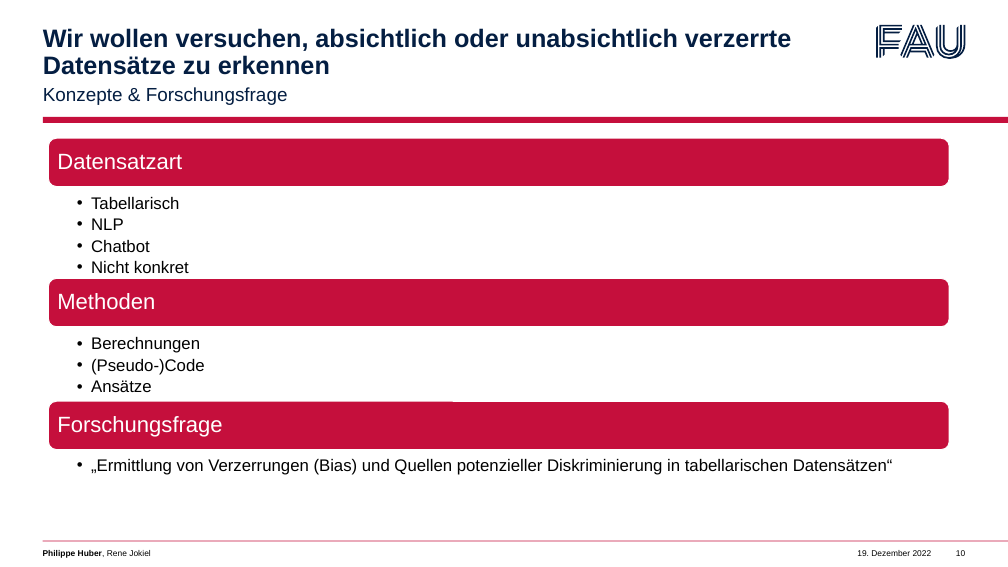
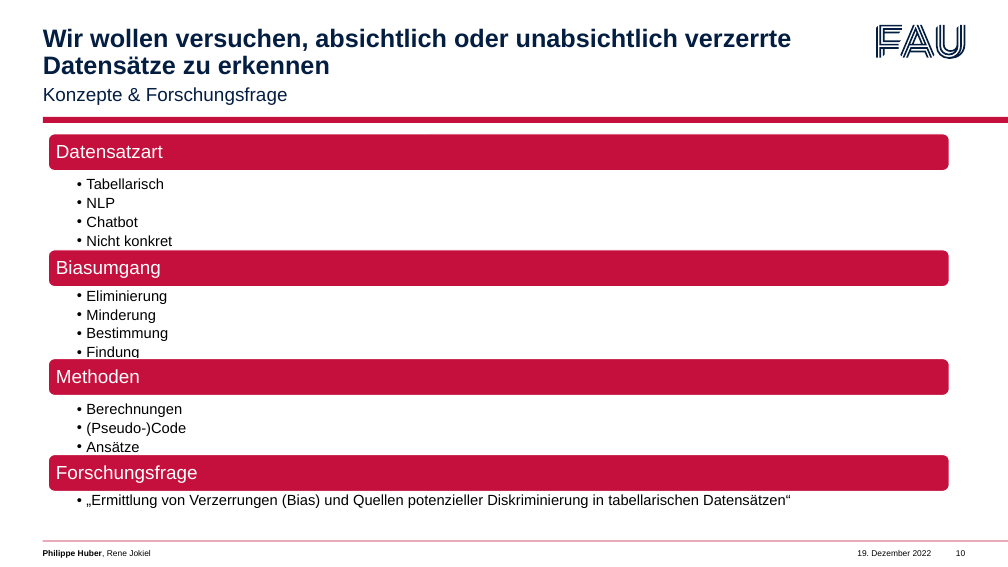
Before and after one commit to BelmontR/CSV-AI-Fairnes-Checker-, a slide deck: slide 10 of F-Seminar/Zwischenpräsentation.pptx. Drawn at 1008x567 pixels with LibreOffice and Linux fonts; fonts in the diff are those of the drawing. Boxes give left, top, right and bottom in pixels: in the first picture for what was removed or moved away, otherwise in the second. Text is boxed around its words. In the diff, an @@ line names an element or a change of style, - is before the commit and + after.

Commit message:
Update Zwischenpräsi Philippe

```diff
--- a/F-Seminar/Zwischenpräsentation.pptx
+++ b/F-Seminar/Zwischenpräsentation.pptx
@@ rounded rectangle: place and size @@
-rounded rectangle at (48,138,950,187)
+rounded rectangle at (48,134,950,171)
@@ text "Tabellarisch": place and size @@
-text "Tabellarisch" at (91,197,189,273)
+text "Tabellarisch" at (86,178,172,246)
@@ rounded rectangle: place and size @@
-rounded rectangle at (48,278,950,327)
+rounded rectangle at (48,250,950,287)
@@ text added at (56,260,161,278), 18 pt, text #FFFFFF @@
+Biasumgang
@@ text added at (86,290,168,360), 14 pt, text #000000 @@
+  • Eliminierung
+  • Minderung
+  • Bestimmung
+  • Findung
@@ rounded rectangle added at (48,358,950,395), fill #C50F3C, outline #FFFFFF 1 pt @@
@@ size 21 to 18 pt; less space between paragraphs in 3 elements at (56,145,163,158), (56,465,198,483), (56,369,140,383) @@
@@ text "Methoden": place and size @@
-text "Methoden" at (57,293,155,310)
+text "Methoden" at (56,369,140,383)
@@ size 16 to 14 pt; indent changed in 3 elements at (86,494,791,508), (86,178,172,246), (86,403,186,452) @@
@@ text "Berechnungen": place and size @@
-text "Berechnungen" at (91,337,205,392)
+text "Berechnungen" at (86,403,186,452)
@@ rounded rectangle: place and size @@
-rounded rectangle at (48,402,950,450)
+rounded rectangle at (48,454,950,492)
@@ text "Forschungsfrage": place and size @@
-text "Forschungsfrage" at (57,416,222,437)
+text "Forschungsfrage" at (56,465,198,483)
@@ text "„Ermittlung von Verzerrungen (Bias) und ...": place and size @@
-text "„Ermittlung von Verzerrungen (Bias) und ..." at (91,459,893,475)
+text "„Ermittlung von Verzerrungen (Bias) und ..." at (86,494,791,508)
```
